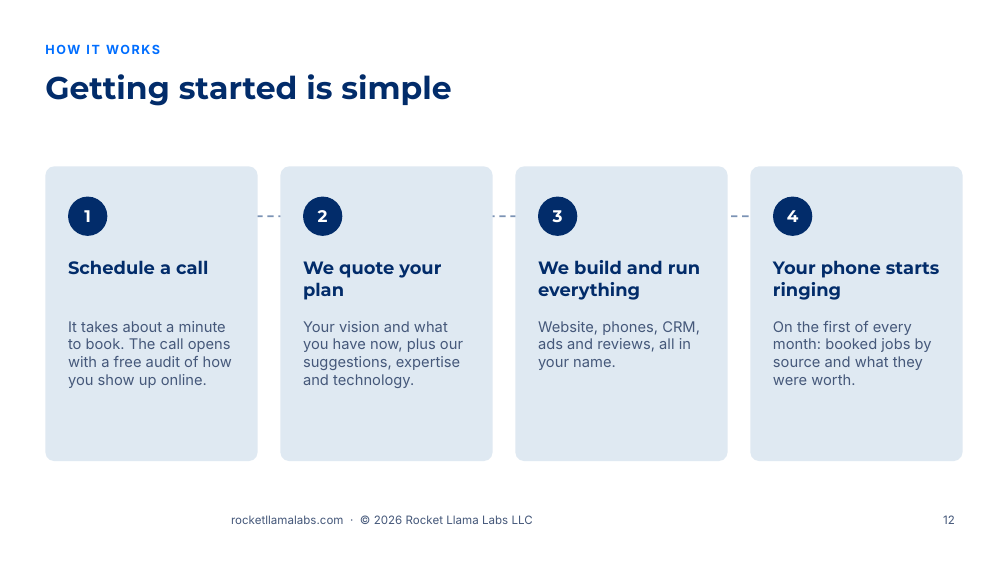
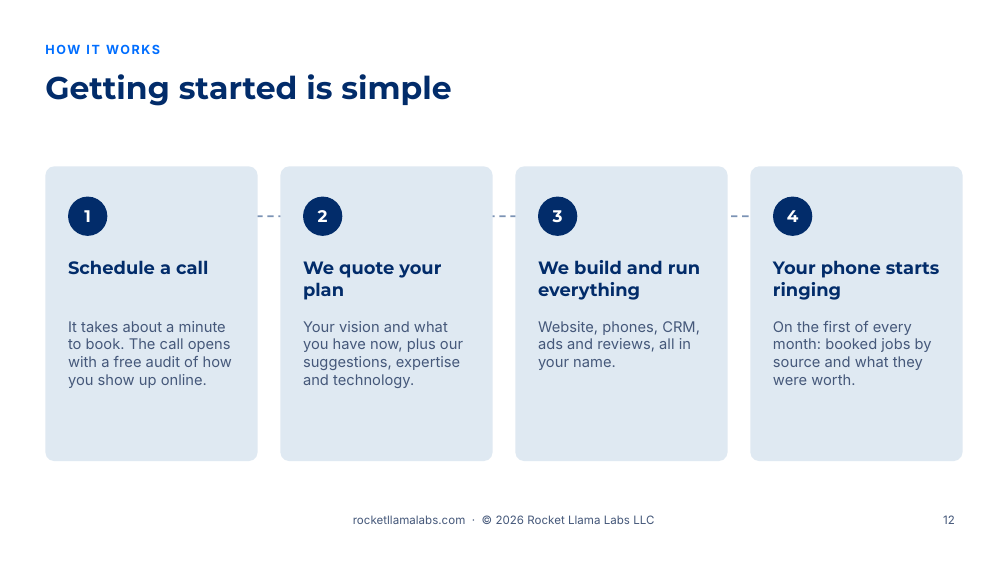
Before and after one commit to RocketLlamaLabs/rocketllama-website, a slide deck: slide 12 of public/slides/v1/rocket-llama-labs-sales-presentation-v1.pptx. Drawn at 1008x567 pixels with LibreOffice and Linux fonts; fonts in the diff are those of the drawing; background and template pictures are left out. Boxes give left, top, right and bottom in pixels: in the first picture for what was removed or moved away, otherwise in the second. Text is boxed around its words. In the diff, an @@ line names an element or a change of style, - is before the commit and + after.

```diff
--- a/public/slides/v1/rocket-llama-labs-sales-presentation-v1.pptx
+++ b/public/slides/v1/rocket-llama-labs-sales-presentation-v1.pptx
@@ text "rocketllamalabs.com · © 2026 Rocket ...": place and size @@
-text "rocketllamalabs.com · © 2026 Rocket ..." at (231,515,533,524)
+text "rocketllamalabs.com · © 2026 Rocket ..." at (353,515,654,524)
@@ text "rocketllamalabs.com · © 2026 Rocket ..." at (353,515,654,524): alignment left to centre @@
```
Also in this commit, not shown: 11 other slides changed, 12 other files.
